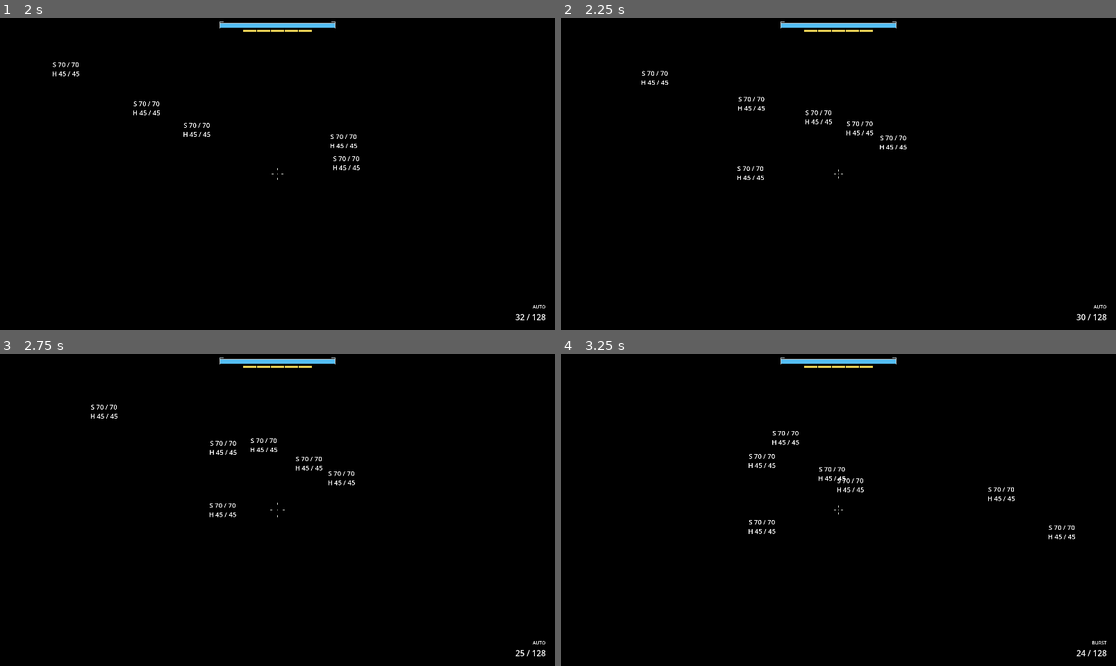
Above: before the commit, frames 1-4 (two rows, left to right).
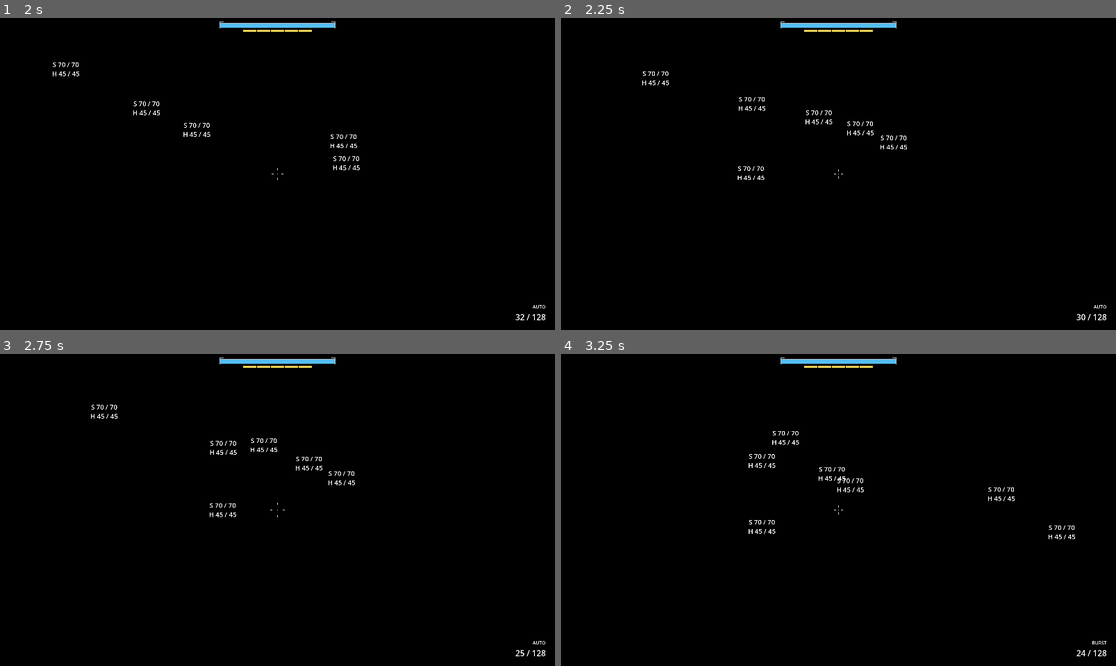
Above: after the commit, the same moments.

Repository: StudioSadTouch/Project-Long-Colt
Game: Godot game, scene res://scenes/main/main_lockout.tscn
The game is run twice, just before and just after one commit, with the same random seed, the same clock (stepped at 60 frames per second) and the same inputs. This scene is started directly instead of the project's main scene.
Inputs (mouse positions are in pixels of both pictures, inside the frame that each line leads up to):
- Up to frame 1 (2 s): tap Enter at 0.5 s; move the mouse to (271, 180) at 0.52 s; hold Right mouse button (action_alt_fire) 0.53-1.28 s; hold W (action_move_forward) from 0.53 s (still down); tap Space (action_jump) at 0.77, 1.52 s; move the mouse to (316, 177) at 1.27 s; tap Ctrl (action_crouch) at 1.35 s
- Up to frame 2 (2.25 s): keep holding W (action_move_forward); move the mouse to (794, 170) at 2.02 s; press the mouse at (794, 170) at 2.03 s
- Up to frame 3 (2.75 s): keep holding W (action_move_forward)
- Up to frame 4 (3.25 s): move the mouse to (844, 510) at 2.77 s; release W (action_move_forward) at 2.78 s; release the mouse at (844, 510) at 2.78 s; hold A (action_move_left) from 2.78 s (still down); tap F (action_fire_select) at 2.85 s; tap Space (action_jump) at 3.02 s

Frame 1 is identical in both runs. In frame 2, 0.4% of the frame differs, in the area x 14-63%, y 16-52%; in frame 3, 0.2%; in frame 4, less than 0.1%.

Commit message:
Weapon: recoil yaw draws from the shot-seeded _spread_rng instead of the global RNG

Diff:
--- a/scripts/weapons/weapon.gd
+++ b/scripts/weapons/weapon.gd
@@ -133,7 +133,8 @@
 ## was written since the last shot (netcode replay), else randi(). last_shot_seed is the seed
 ## the last shot used. next_shot_spread >= 0 overrides get_spread() for the next shot only.
 ## Draw order per shot: 2 randf for a single ray (radius, angle); a blast 2 for pellet 0 (the
-## centre, aimed and assisted like a single ray), then 2 per further pellet (2 x pellet_count).
+## centre, aimed and assisted like a single ray), then 2 per further pellet (2 x pellet_count);
+## then 1 for the recoil yaw (_kick). Nothing in the shot path reads the global RNG.
 var last_shot_seed: int = 0
 var next_shot_seed: int = 0:
 	set(value):
@@ -933,7 +934,8 @@
 
 func _kick() -> void:
 	_recoil.x += deg_to_rad(data.recoil_pitch)
-	_recoil.y += deg_to_rad(randf_range(-data.recoil_yaw, data.recoil_yaw))
+	# Seeded: the shot's last _spread_rng draw (after its rays), so replays kick the same way.
+	_recoil.y += deg_to_rad(_spread_rng.randf_range(-data.recoil_yaw, data.recoil_yaw))
 
 
 func _update_recoil(delta: float) -> void:
